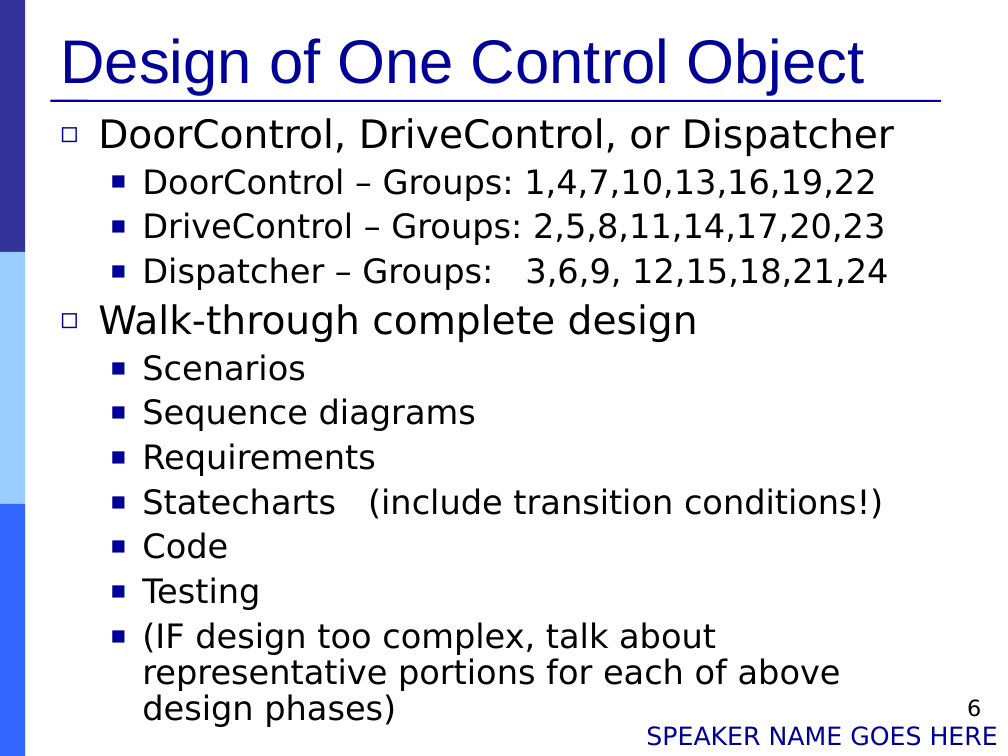
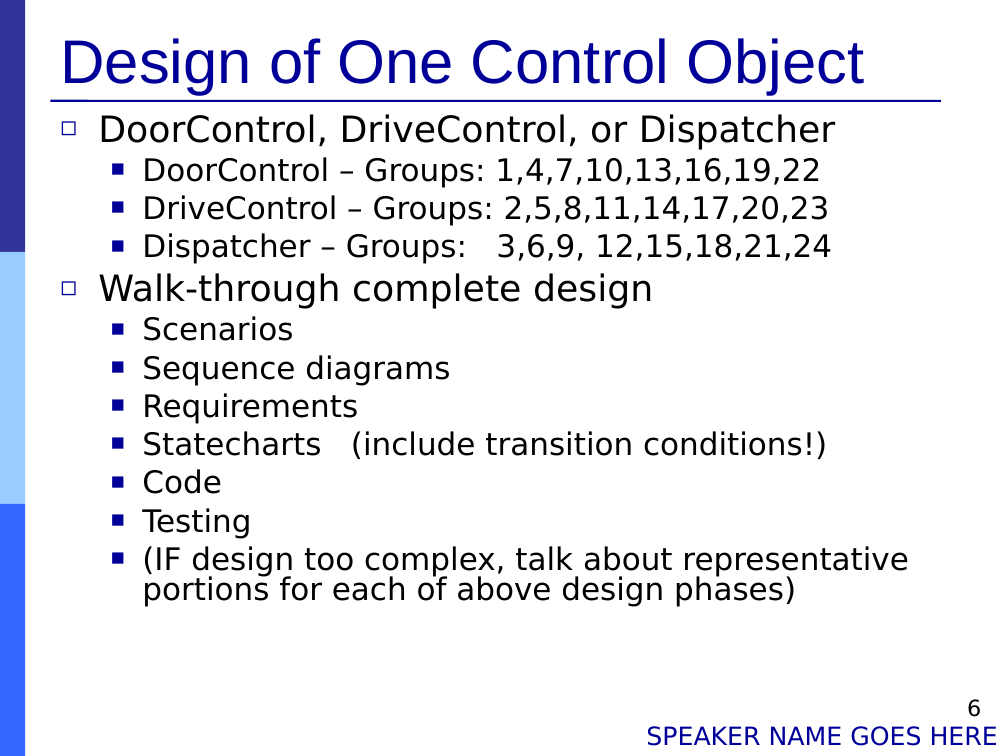
Before and after one commit to Muliang/18649, a slide deck: slide 6 of logs/09_mid_pres.ppt. Drawn at 1008x756 pixels with LibreOffice and Linux fonts; fonts in the diff are those of the drawing. Boxes give left, top, right and bottom in pixels: in the first picture for what was removed or moved away, otherwise in the second. Text is boxed around its words. In the diff, an @@ line names an element or a change of style, - is before the commit and + after.

```diff
--- a/logs/09_mid_pres.ppt
+++ b/logs/09_mid_pres.ppt
@@ text "DoorControl, DriveControl, or Dispatcher" at (98, 114, 908, 606): size 28 to 25.9 pt in "DoorControl, DriveControl, or Dispatcher", "Walk-through complete design"; size 24 to 22.2 pt in "DoorControl – Groups: 1,4,7,10,13,16,19,22", "DriveControl – Groups: 2,5,8,11,14,17,20,23", "Dispatcher – Groups: 3,6,9, 12,15,18,21,24", "Scenarios" and 6 more places; line spacing 0.9 to 0.8 @@
```
Also in this commit, not shown: 5 other slides changed, 1 slide added, 1 slide removed.
